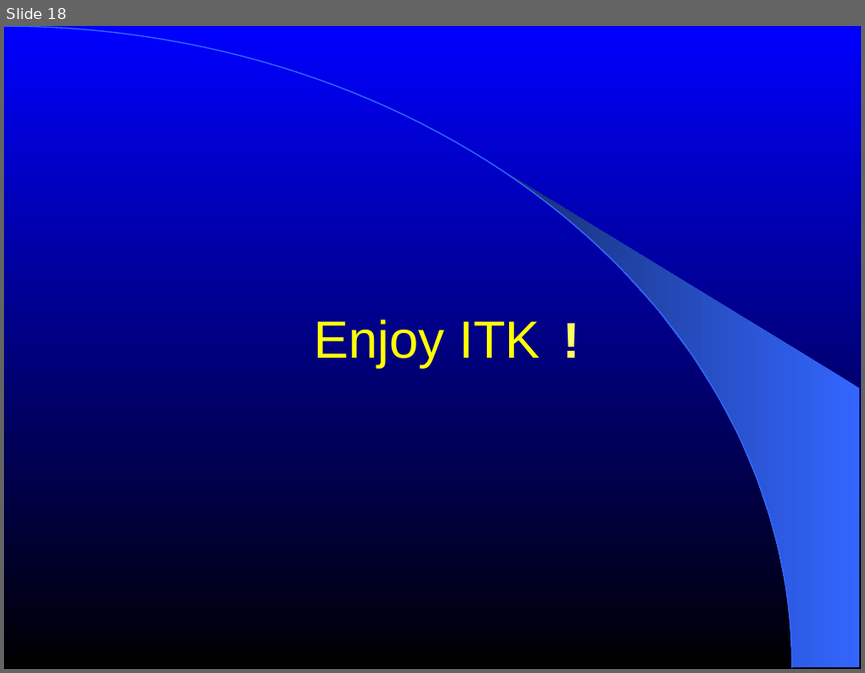
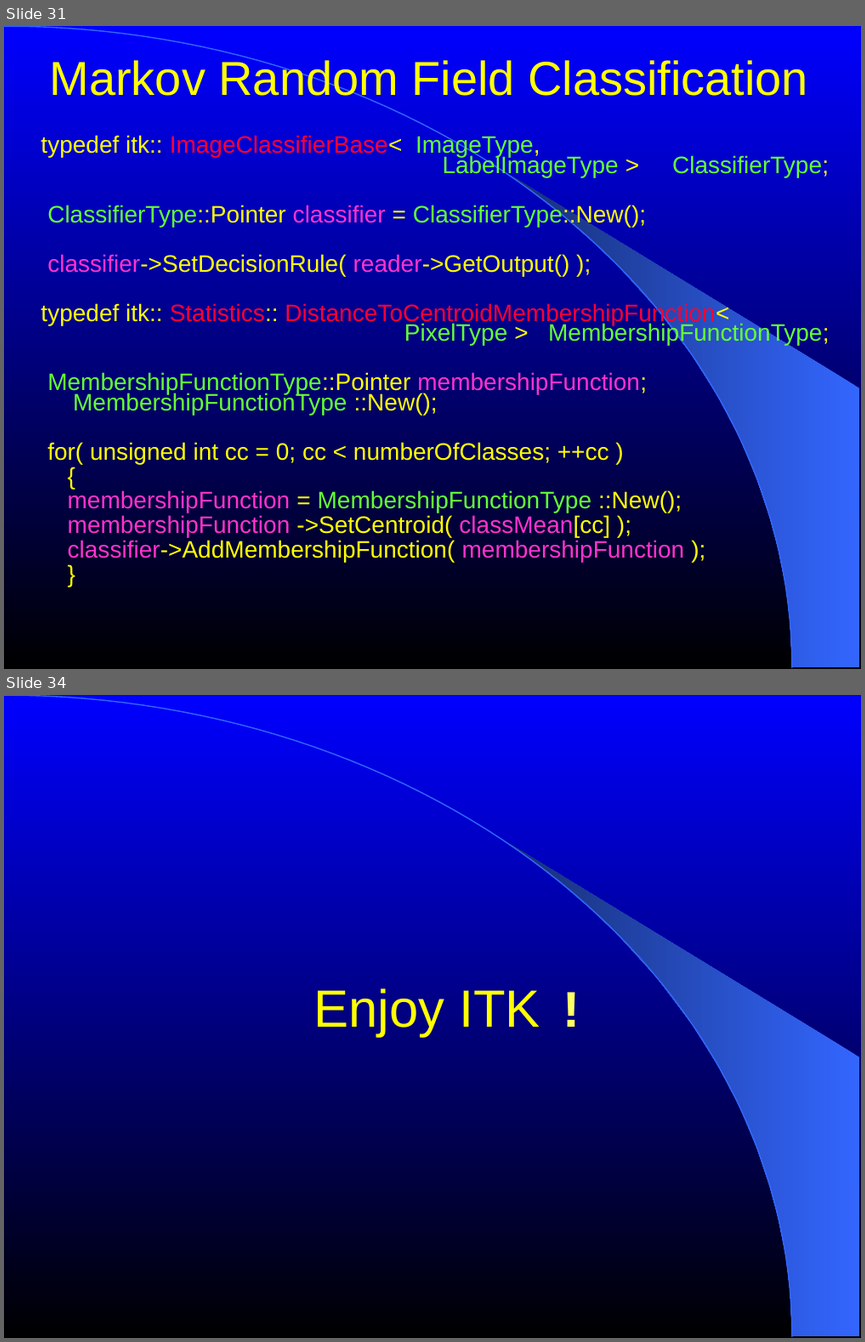
Before and after one commit to NA-MIC/NAMICSandBox, a slide deck: ITKAdvancedCourse/doc/presentations/Insight-StatisticalClassification.ppt. Shown one above the other, each under a label of ours: slide 18 before the commit, slides 31 and 34 after it; the slides between them are not shown. The pictures are 865x673 and 865x1342 pixels, drawn with LibreOffice and Linux fonts; fonts in the diff are those of the drawing. Boxes give left, top, right and bottom in pixels: in the first picture for what was removed or moved away, otherwise in the second. Text is boxed around its words. In the diff, an @@ line names an element or a change of style, - is before the commit and + after.

Commit message:
ENH: Completed the section on Markov Random Fields.

```diff
--- a/ITKAdvancedCourse/doc/presentations/Insight-StatisticalClassification.ppt
+++ b/ITKAdvancedCourse/doc/presentations/Insight-StatisticalClassification.ppt
@@ slide 31 added at box(4, 26, 861, 669), background gradient #0000FF to #000000; not listed: 2 template elements that a slide beside it also shows @@
@@ title added at box(50, 57, 808, 103), 40 pt, text #FFFF00 @@
+Markov Random Field Classification
@@ text added at box(41, 135, 829, 562), 20 pt, text #FFFF00 @@
+typedef itk:: ImageClassifierBase< ImageType,
+LabelImageType > ClassifierType;
+ClassifierType::Pointer classifier = ClassifierType::New();
+classifier->SetDecisionRule( reader->GetOutput() );
+typedef itk:: Statistics:: DistanceToCentroidMembershipFunction<
+PixelType > MembershipFunctionType;
+MembershipFunctionType::Pointer membershipFunction; MembershipFunctionType ::New();
+for( unsigned int cc = 0; cc < numberOfClasses; ++cc )
+{
+membershipFunction = MembershipFunctionType ::New();
+membershipFunction ->SetCentroid( classMean[cc] );
+classifier->AddMembershipFunction( membershipFunction );
+}
@@ what was slide 18 is now slide 34 @@
```
Also in this commit, not shown: 4 slides changed, 15 other slides added.
